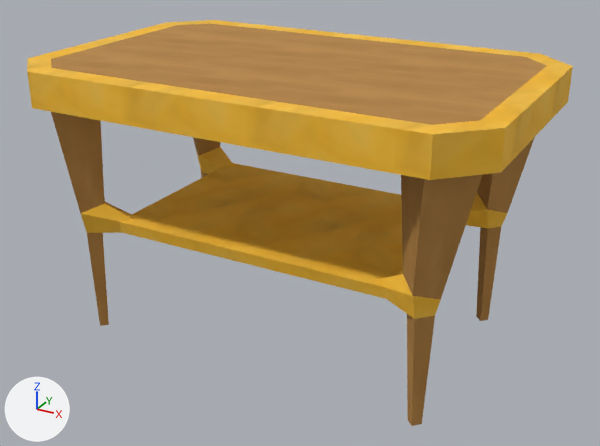
What one commit did to the FBX model Unity5Project/Assets/_Models/tisch.FBX.
One viewpoint serves both versions: a 50 mm camera at (1.367, -2.451, 1.642) aimed at (0.03, -0.02, 0.427). Every picture has the same lights, and +X, +Y and +Z are marked at lower left. Where no turn or scale is listed for an object, it has been applied to the vertices.

The older version as bpy lines, for what is in view:
```python
me_mesh = bpy.data.meshes.new('Mesh')
me_mesh.from_pydata(...)  # 112 vertices, 104 faces; spans x -0.84..0.84, y -0.54..0.54, z -0.01..1.01
# faces by material slot: [41, 63]
me_mesh.materials.append(mat_wood)  # picture img_wood_jpg
me_mesh.materials.append(mat_gold)  # picture img_gold_jpg
ob_tisch = bpy.data.objects.new('tisch', me_mesh)
ob_tisch.location = (0.0, 0.0, 0.0)
```
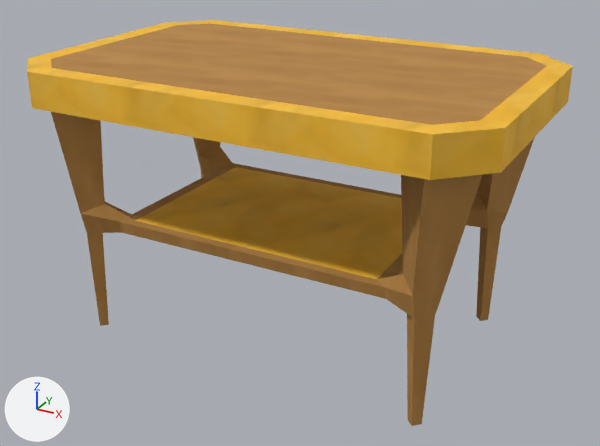
The change, as a list of edits to the scene's bpy script:
```text
Change me_mesh:
    where me_mesh.from_pydata(...)  # 112 vertices, 104 faces; spans x -0.84..0.84, y -0.54..0.54, z -0.01..1.01
    used by ob_tisch; location = (0.0, 0.0, 0.0)
    me_mesh part 1: 46 of the faces centred in x -0.67..0.66, y -0.39..0.4, z 0.4..0.89 switch from mat_gold (picture img_gold_jpg) to mat_wood (picture img_wood_jpg)
```

Pixel boxes [x1, y1, x2, y2] of what changed, in the pictures (600 x 446 px):
part 1 of me_mesh, recoloured (orange to brown)
    both: [80, 147, 507, 319]
